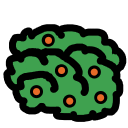
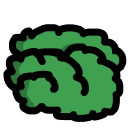
Before/after of a 128×128 layered artwork. What changed in the layer stack:
removed layer "Paint Layer 3" over [10, 25, 108, 108]
painted on "Paint Layer 1" over [10, 25, 108, 108]
painted on "Paint Layer 2" over [10, 25, 108, 108]
